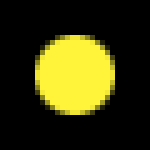
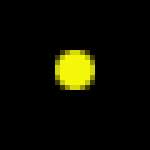
Before/after of a 150×150 layered artwork. What changed in the layer stack:
painted on "Layer 1" over [35, 35, 115, 115]
